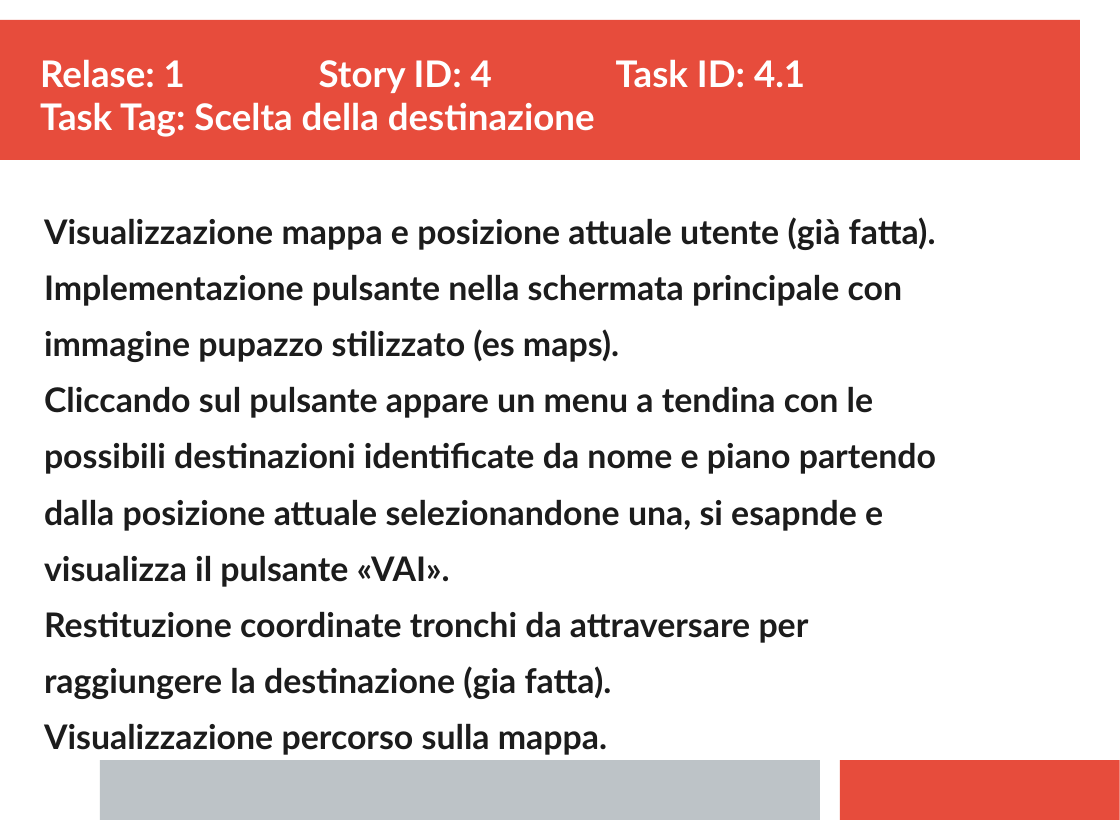
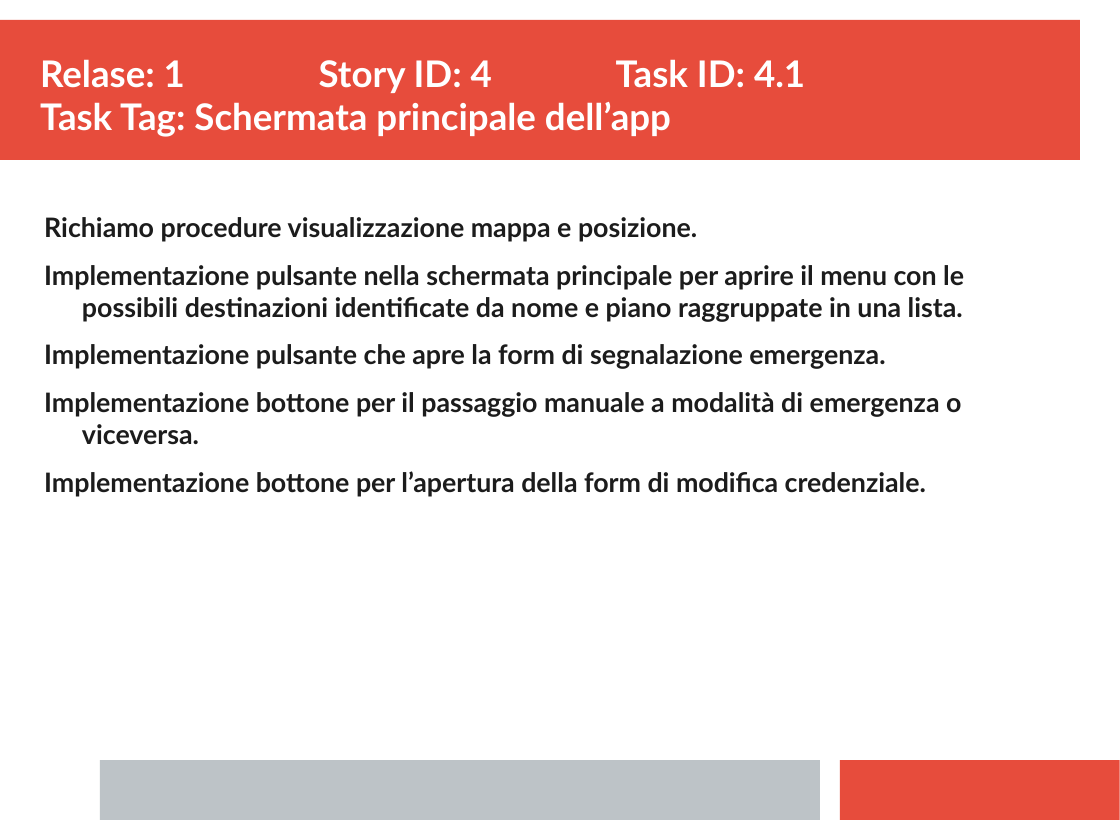
Before and after one commit to ecorradini/ProgettoIDS, a slide deck: slide 1 of AnalisiRequisiti/TaskGestioneOrdinaria.ppt (slide 2 before the commit). Drawn at 1120x840 pixels with LibreOffice and Linux fonts; fonts in the diff are those of the drawing. Boxes give left, top, right and bottom in pixels: in the first picture for what was removed or moved away, otherwise in the second. Text is boxed around its words. In the diff, an @@ line names an element or a change of style, - is before the commit and + after.

Commit message:
FINE TASK

```diff
--- a/AnalisiRequisiti/TaskGestioneOrdinaria.ppt
+++ b/AnalisiRequisiti/TaskGestioneOrdinaria.ppt
@@ text at <box>40,59,805,137</box>: text changed @@
-Relase: 1 Story ID: 4 Task ID: 4.1
-Task Tag: Scelta della destinazione
+Relase: 1 Story ID: 4 Task ID: 4.1
+Task Tag: Schermata principale dell’app
@@ text at <box>44,217,964,497</box>: text changed; size 24 to 19 pt @@
-Visualizzazione mappa e posizione attuale utente (già fatta).
-Implementazione pulsante nella schermata principale con
-immagine pupazzo stilizzato (es maps).
-Cliccando sul pulsante appare un menu a tendina con le
-possibili destinazioni identificate da nome e piano partendo
-dalla posizione attuale selezionandone una, si esapnde e
-visualizza il pulsante «VAI».
-Restituzione coordinate tronchi da attraversare per
-raggiungere la destinazione (gia fatta).
-Visualizzazione percorso sulla mappa.
+Richiamo procedure visualizzazione mappa e posizione.
+Implementazione pulsante nella schermata principale per aprire il menu con le possibili destinazioni identificate da nome e piano raggruppate in una lista.
+Implementazione pulsante che apre la form di segnalazione emergenza.
+Implementazione bottone per il passaggio manuale a modalità di emergenza o viceversa.
+Implementazione bottone per l’apertura della form di modifica credenziale.
```
Also in this commit, not shown: 2 other slides changed, 1 slide added, 1 slide removed, 3 other files.
